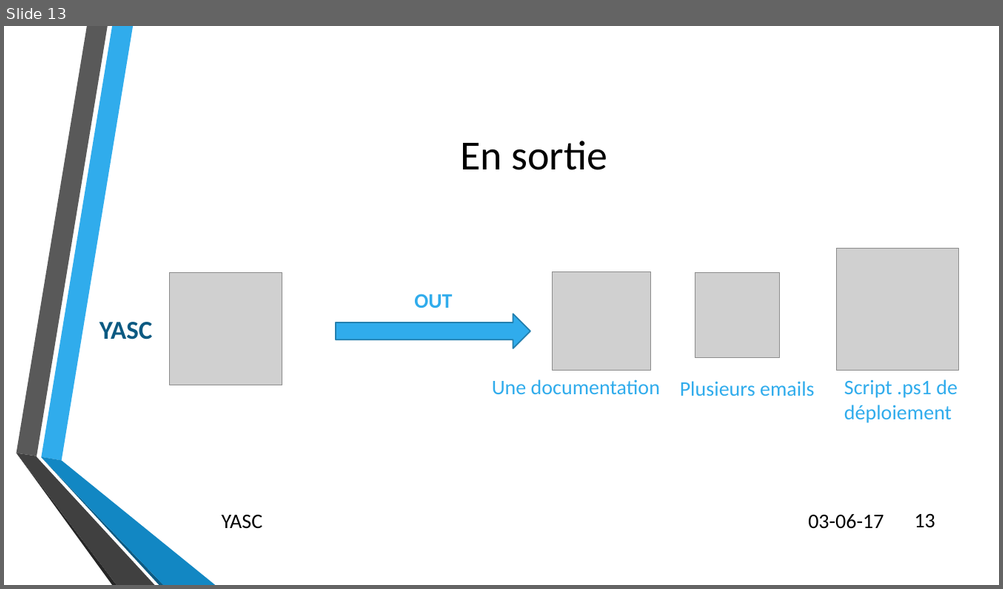
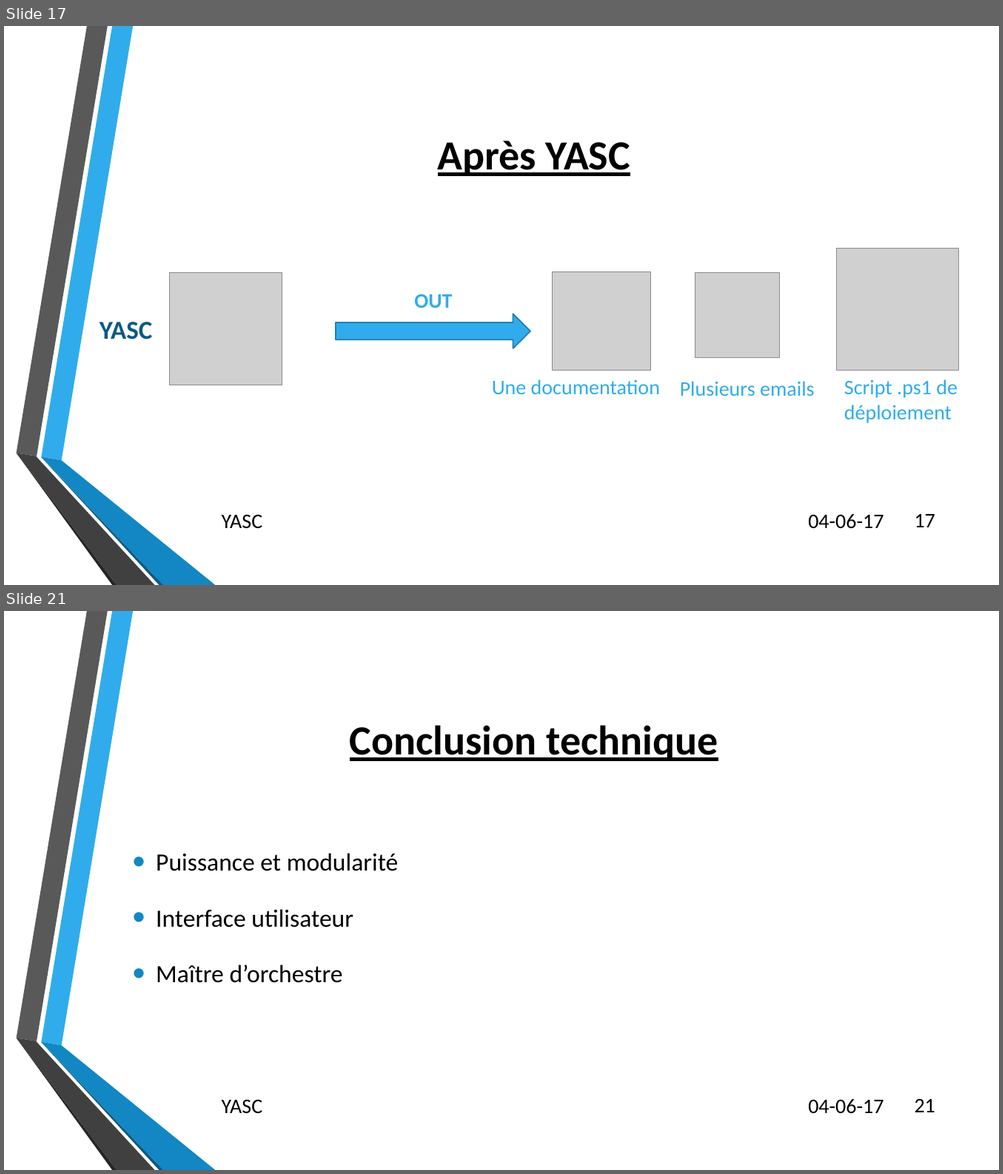
Before and after one commit to CerfontaineMathieu/TFE, a slide deck: Automatisation des déploiements d’applications et d’équipements réseaux via.pptx. Shown one above the other, each under a label of ours: slide 13 before the commit, slides 17 and 21 after it; the slides between them are not shown. The pictures are 1003x589 and 1003x1174 pixels, drawn with LibreOffice and Linux fonts; fonts in the diff are those of the drawing; grey boxes stand for pictures; background and template pictures are left out. Boxes give left, top, right and bottom in pixels: in the first picture for what was removed or moved away, otherwise in the second. Text is boxed around its words. In the diff, an @@ line names an element or a change of style, - is before the commit and + after.

```diff
--- a/Automatisation des déploiements d’applications et d’équipements réseaux via.pptx
+++ b/Automatisation des déploiements d’applications et d’équipements réseaux via.pptx
@@ slide 21 added at <box>4,611,999,1170</box>, background picture (left out); not listed: 6 template elements that a slide beside it also shows @@
@@ title added at <box>350,725,717,761</box>, 40 pt, text #000000, bold, underline @@
+Conclusion technique
@@ text added at <box>156,853,398,983</box>, 24 pt, text #000000 @@
+• Puissance et modularité
+• Interface utilisateur
+• Maître d’orchestre
@@ text added at <box>222,1100,263,1114</box>, 20 pt, text #000000 @@
+YASC
@@ text added at <box>808,1099,883,1114</box>, 20 pt, text #000000 @@
+04-06-17
@@ page number added at <box>914,1099,935,1113</box>, 20 pt, text #000000 @@
+21
@@ what was slide 13 is now slide 17 @@
@@ slide 17 changed as well @@
@@ title at <box>438,141,630,176</box>: text changed; bold on @@
-En sortie
+Après YASC
@@ text at <box>808,514,883,529</box>: text changed @@
-03-06-17
+04-06-17
@@ page number at <box>914,514,935,528</box>: text changed @@
-13
+17
```
Also in this commit, not shown: 11 other slides changed, 8 other slides added, 1 other file.
